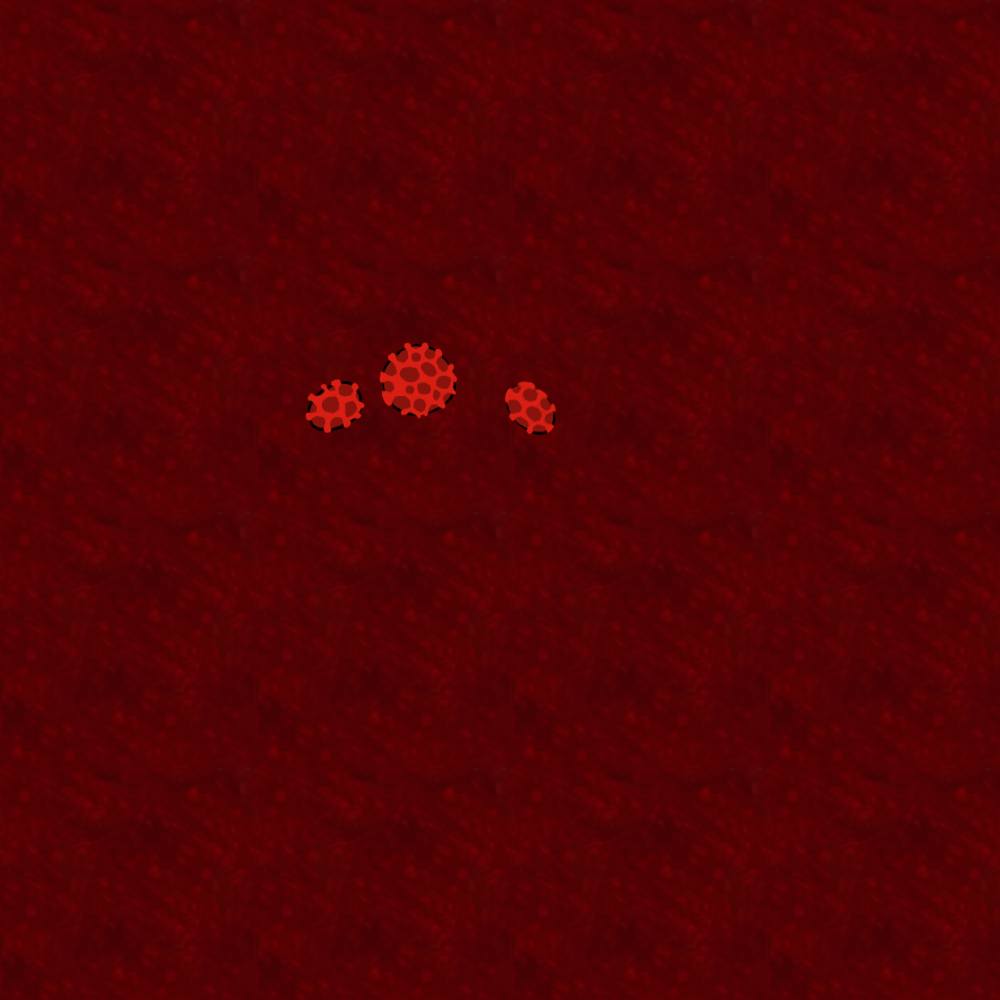
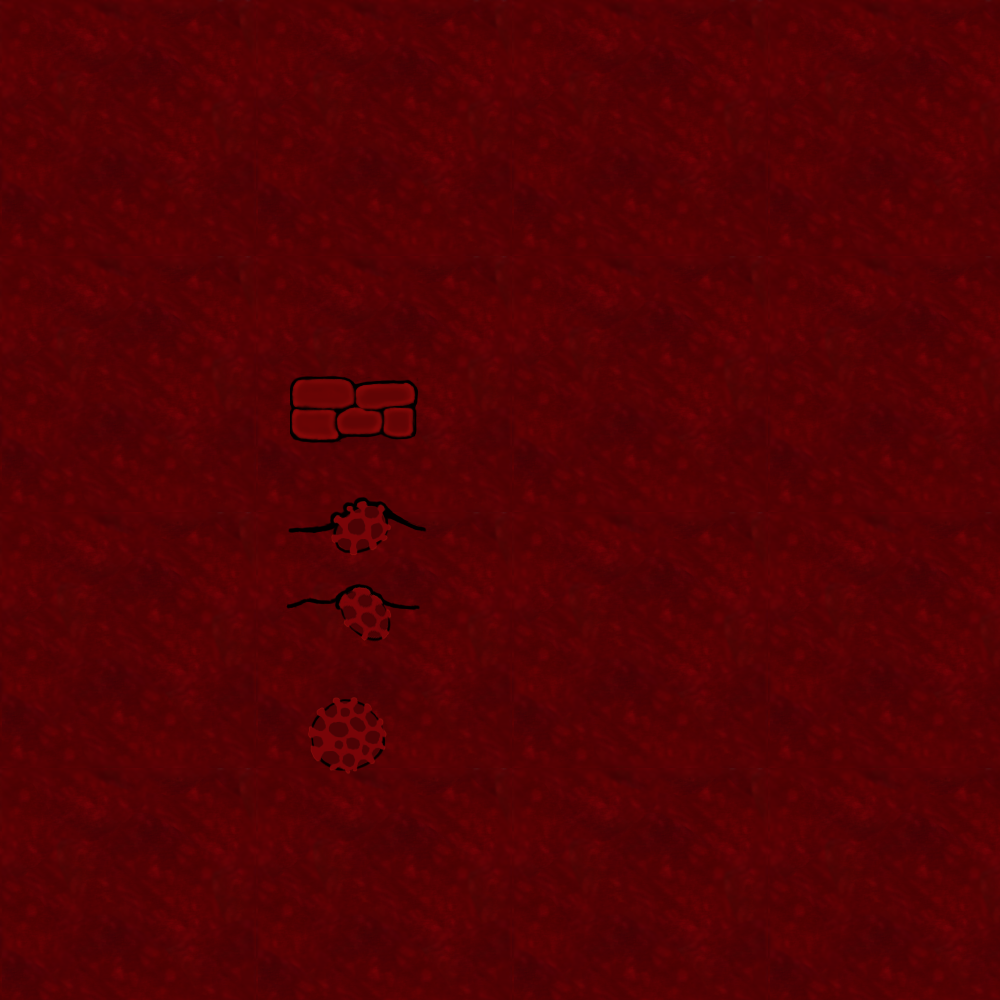
Before/after of a 1000×1000 layered artwork. What changed in the layer stack:
added layer "Layer 14" above "Layer 16" over box(308, 697, 387, 775)
added layer "Layer 13" above "Layer 15" over box(339, 586, 392, 642)
added layer "Layer 15" above "Layer 7 copy" over box(286, 583, 420, 611)
added layer "Layer 7 copy" above "Layer 12" over box(331, 501, 392, 556)
added layer "Layer 12" above "Layer 11" over box(283, 373, 427, 553)
hid "Layer 7" over box(305, 342, 557, 437)
